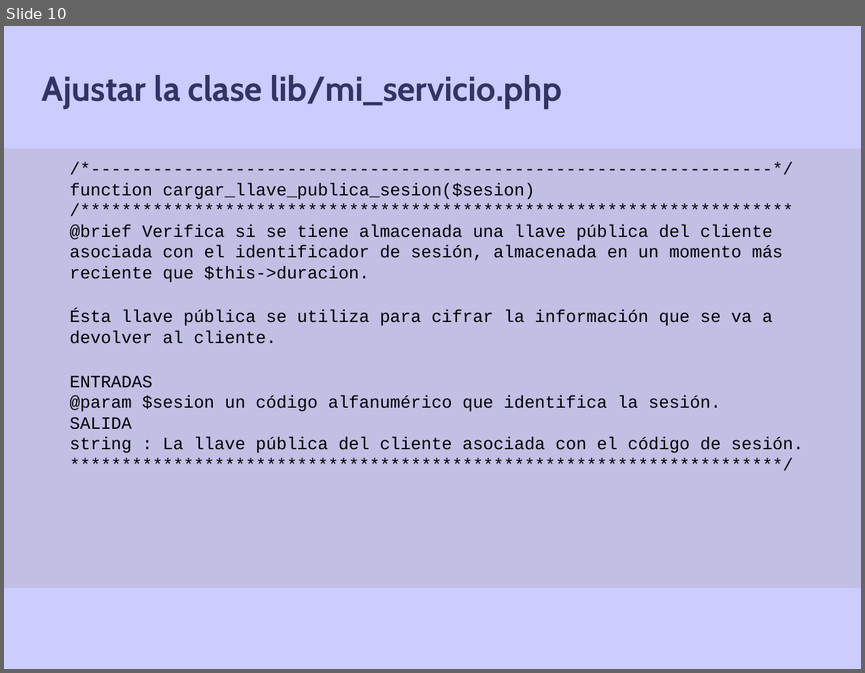
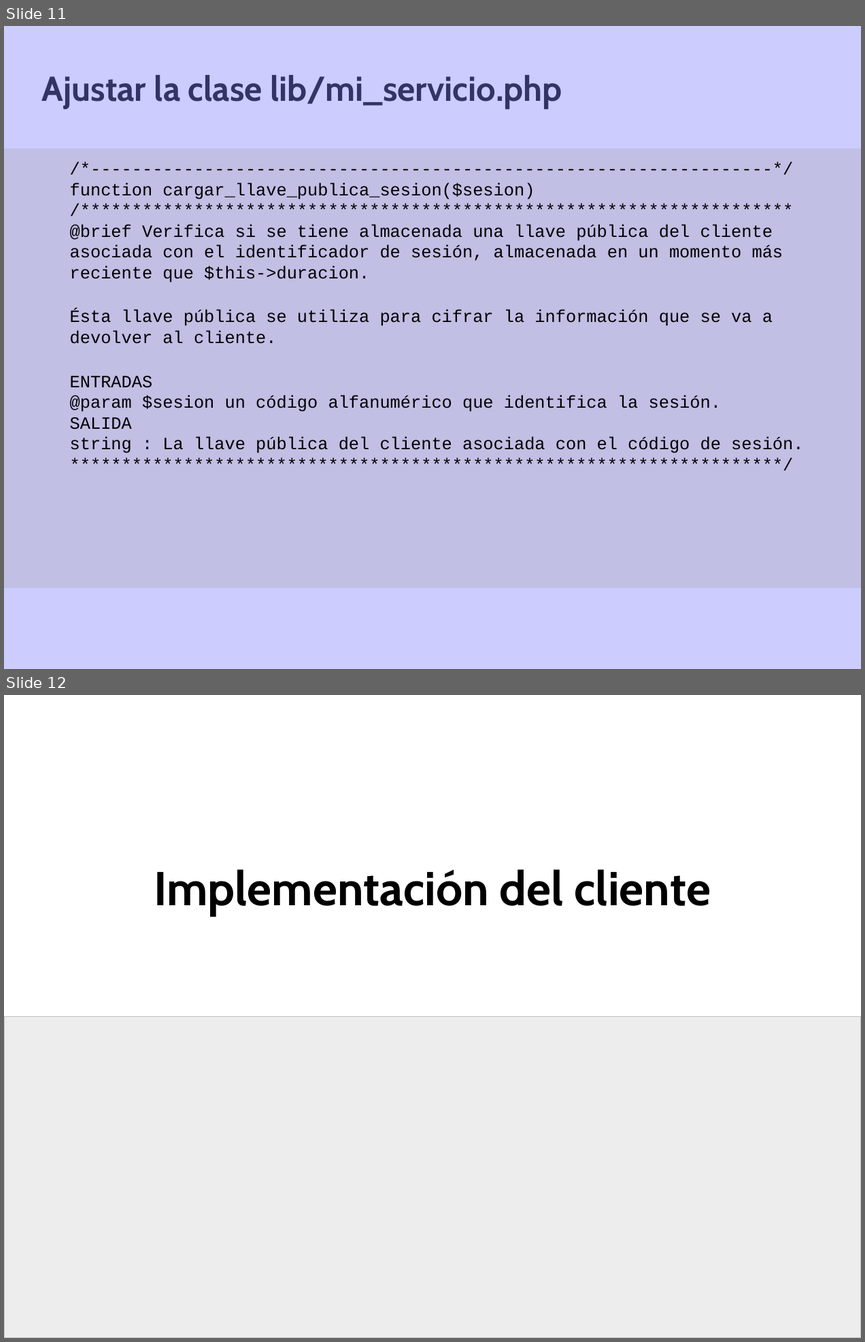
Before and after one commit to gramo44/Simple-SecREST, a slide deck: 2021.10.20-Tutorial_Simple-SecREST.odp. Shown one above the other, each under a label of ours: slide 10 before the commit, slides 11 and 12 after it. The pictures are 865x673 and 865x1342 pixels, drawn with LibreOffice and Linux fonts; fonts in the diff are those of the drawing; background and template pictures are left out. Boxes give left, top, right and bottom in pixels: in the first picture for what was removed or moved away, otherwise in the second. Text is boxed around its words. In the diff, an @@ line names an element or a change of style, - is before the commit and + after.

Commit message:
Tutorial update
Added the client implementation description

```diff
--- a/2021.10.20-Tutorial_Simple-SecREST.odp
+++ b/2021.10.20-Tutorial_Simple-SecREST.odp
@@ slide 12 added at box(4, 695, 861, 1338), background picture (left out) @@
@@ title added at box(154, 869, 711, 916), 44 pt, text #000000, bold @@
+Implementación del cliente
@@ rectangle added at box(4, 1016, 861, 1337), fill #DDDDDD at 50% opacity, outline #C0C0C0 0 pt @@
@@ what was slide 10 is now slide 11 @@
```
Also in this commit, not shown: 5 slides changed, 4 other slides added, 1 other file.
